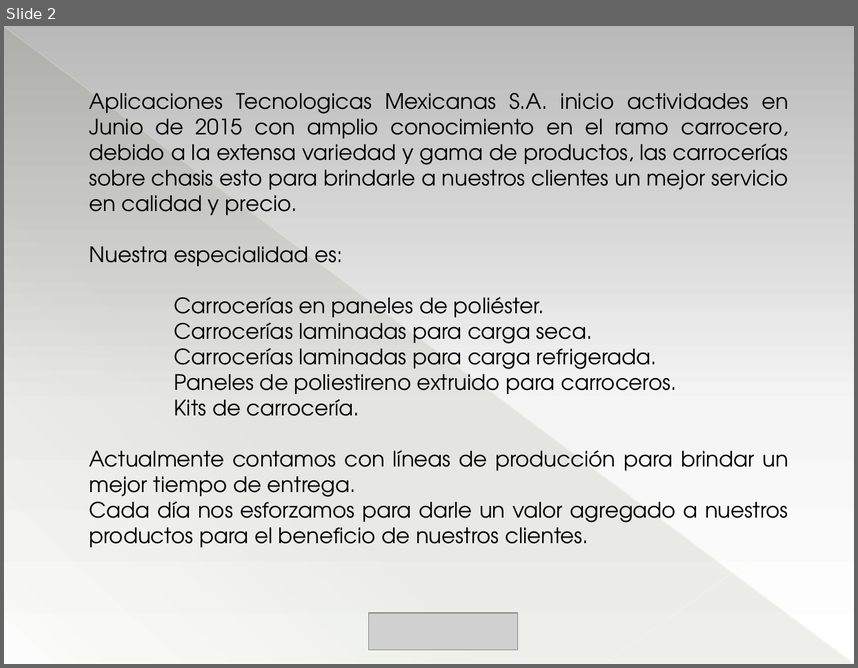
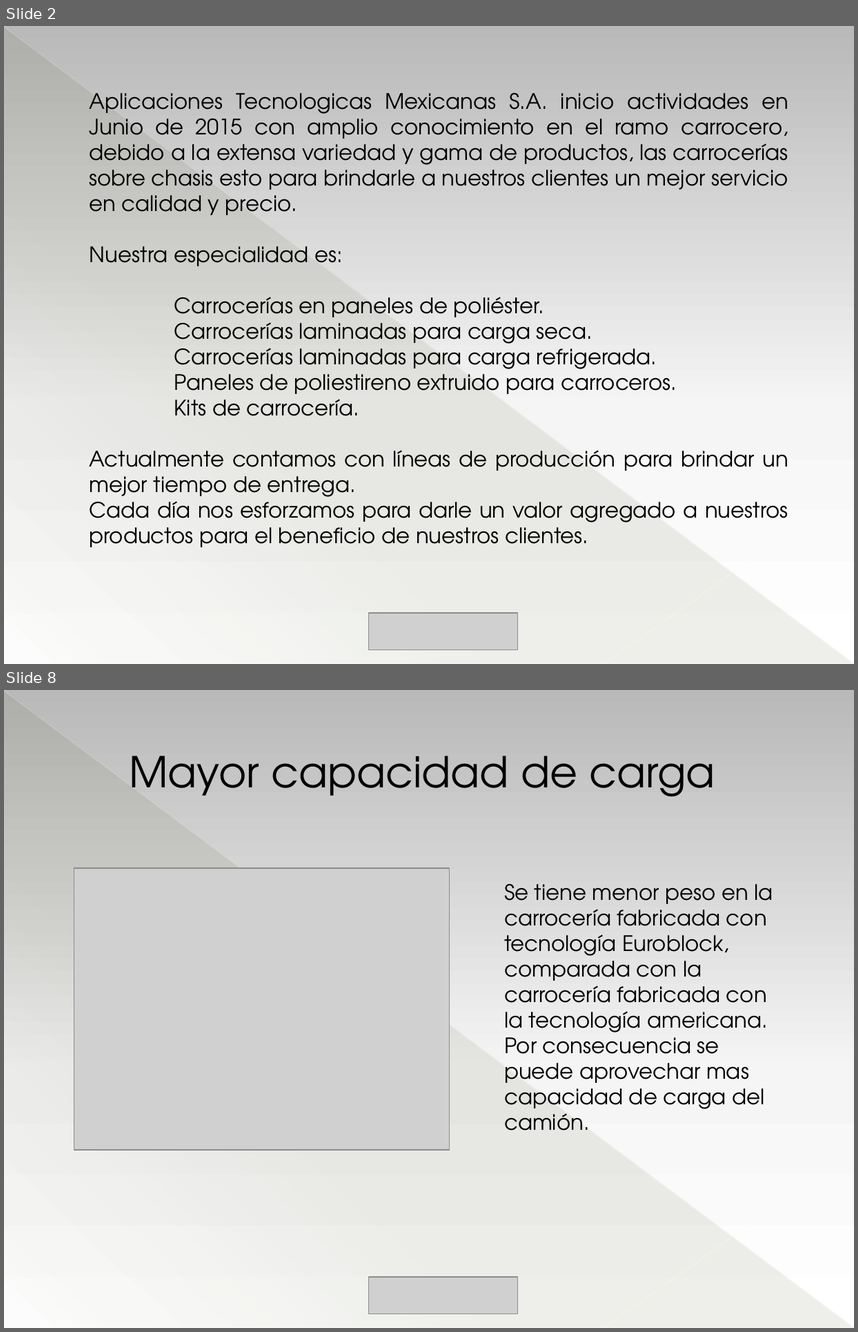
Before and after one commit to aptemex/visuales, a slide deck: Presentacion/PresentacionAptemex.pptm. Shown one above the other, each under a label of ours: slide 2 before the commit, slides 2 and 8 after it; the slides between them are not shown. The pictures are 858x668 and 858x1332 pixels, drawn with LibreOffice and Linux fonts; fonts in the diff are those of the drawing; grey boxes stand for pictures. Boxes give left, top, right and bottom in pixels: in the first picture for what was removed or moved away, otherwise in the second. Text is boxed around its words. In the diff, an @@ line names an element or a change of style, - is before the commit and + after.

```diff
--- a/Presentacion/PresentacionAptemex.pptm
+++ b/Presentacion/PresentacionAptemex.pptm
@@ slide 8 added at bbox=[4, 690, 854, 1328], background gradient #B9B9B9 to #F6F6F6 to #FFFFFF; not listed: 3 template elements that a slide beside it also shows @@
@@ text added at bbox=[129, 756, 715, 796], 36 pt, text #000000 @@
+Mayor capacidad de carga
@@ picture added at bbox=[74, 867, 450, 1149] @@
@@ text added at bbox=[504, 884, 773, 1130], 18 pt, text #000000 @@
+Se tiene menor peso en la carrocería fabricada con tecnología Euroblock, comparada con la carrocería fabricada con la tecnología americana.
+Por consecuencia se puede aprovechar mas capacidad de carga del camión.
@@ picture added at bbox=[369, 1276, 517, 1313] @@
```
Also in this commit, not shown: 1 slide changed, 16 other slides added, 6 slides removed, 2 other files.
